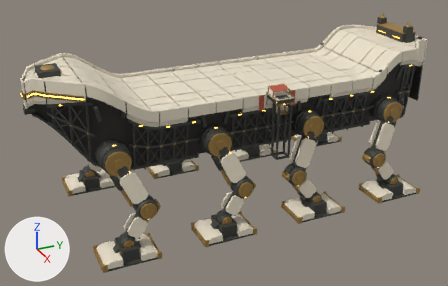
Renders of the glTF model godot/assets/models/ordo.glb from each side of a commit.
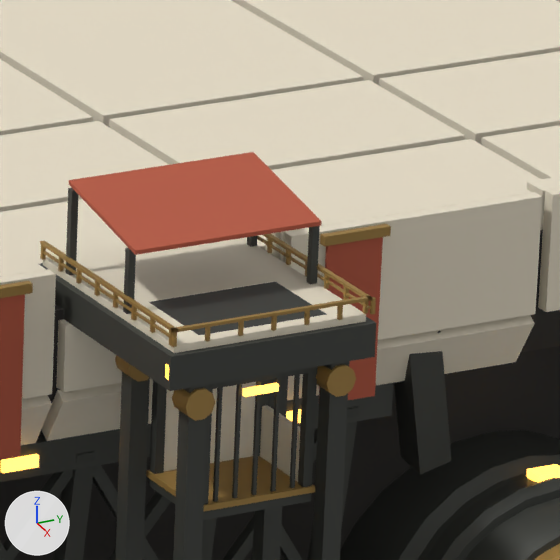
Old and new are each drawn whole from a 50 mm camera at (519.0, -249.5, 194.2) aimed at (4.1, -17.8, -63.2) and again close up on the part from 58% to 69% of the width and 25% to 42% of the height. Arrows for +X, +Y and +Z are at lower left; the lights stay in place. The last two pictures show the newer version. Where no turn or scale is listed for an object, it has been applied to the vertices. Vertices at exactly the same position are counted once.

In view in the first close-up: 'body', 'body_brass', 'body_cloth', 'body_dark', 'body_graphite', 'leg_l3_roll', 'leg_l3_shoulder_graphite', 'lift_cage', 'lift_cage_brass', 'lift_cage_graphite', 'lift_guide', 'lift_guide_brass' and 4 more.
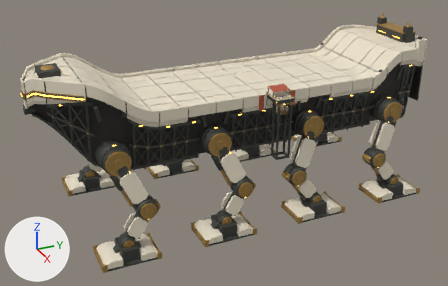
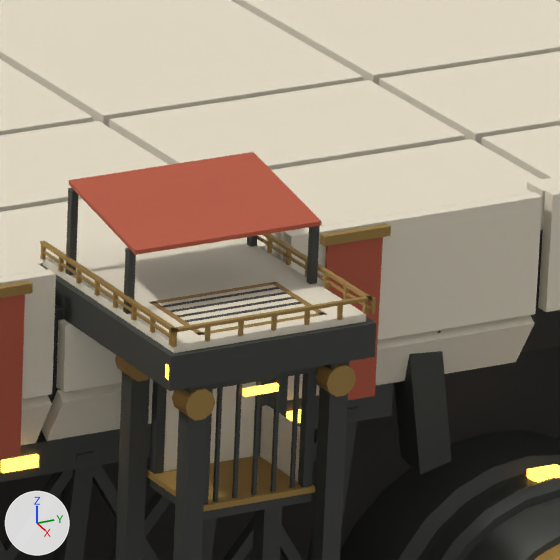
Where the change shows, as pixel boxes [x1, y1, x2, y2] in the close-ups (560 x 560 px):
part 1 of me_body_brass, added: after [149, 282, 327, 335]
part 2 of me_body_graphite, added: after [170, 292, 287, 312]
part 3 of me_body_graphite, added: after [177, 297, 295, 317]
part 4 of me_body_graphite, added: after [184, 302, 302, 322]

Edits to the bpy script that builds the scene:
```text
Change me_body_brass:
    used by ob_body_brass; location = (0.0, 0.0, 0.0)
    remove me_body_brass.from_pydata(...)  # 933 vertices, 1438 faces; spans x -50.0..71.0, y -203.0..204.0, z -55.0..43.0
    add me_body_brass.from_pydata(...)  # 957 vertices, 1486 faces; spans x -50.0..71.0, y -203.0..204.0, z -55.0..43.0
    me_body_brass part 1: a new loose piece of 24 vertices spanning x 61.0..69.0, y 6.0..18.0, z 1.0..2.0, in mat_brass (brown #a98749)
Change me_body_graphite:
    used by ob_body_graphite; location = (0.0, 0.0, 0.0)
    remove me_body_graphite.from_pydata(...)  # 5464 vertices, 9436 faces; spans x -54.0..71.0, y -202.0..203.0, z -58.0..38.0
    add me_body_graphite.from_pydata(...)  # 5496 vertices, 9484 faces; spans x -54.0..71.0, y -202.0..203.0, z -58.0..38.0
    me_body_graphite part 2: a new loose piece, a box spanning x 63.5..63.9, y 6.9..17.1, z 1.3..1.52, in mat_graphite (dark grey #444641)
    me_body_graphite part 3: a new loose piece, a box spanning x 64.7..65.1, y 6.9..17.1, z 1.3..1.52, in mat_graphite (dark grey #444641)
    me_body_graphite part 4: a new loose piece, a box spanning x 65.9..66.3, y 6.9..17.1, z 1.3..1.52, in mat_graphite (dark grey #444641)
    other edits to the shape of me_body_graphite do not show in these pictures
```
